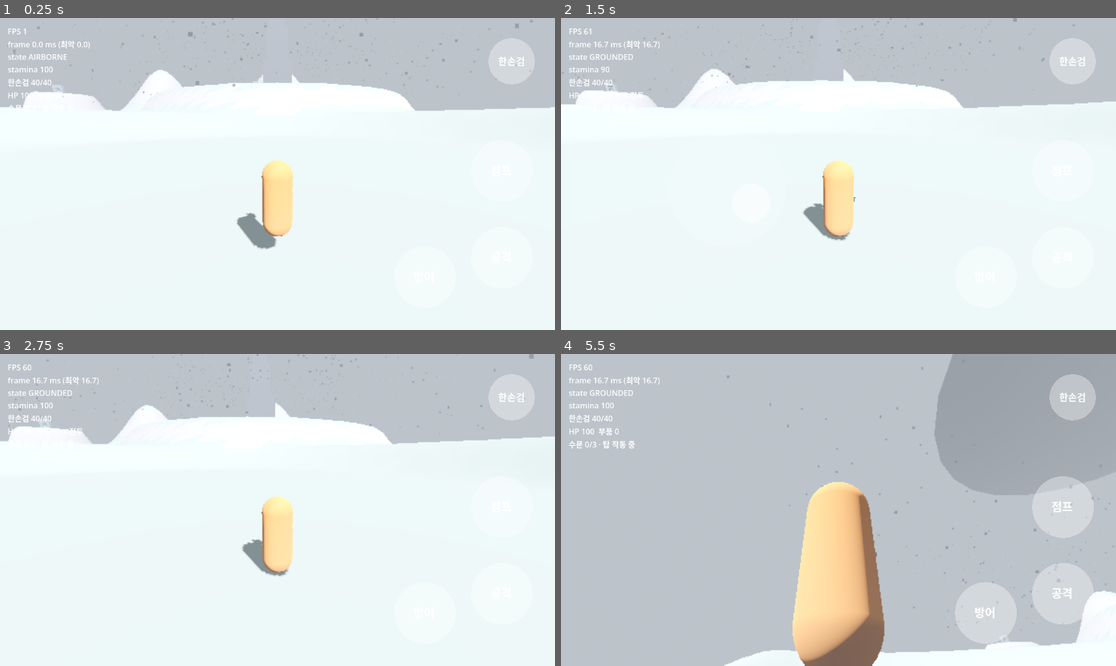
Above: before the commit, frames 1-4 (two rows, left to right).
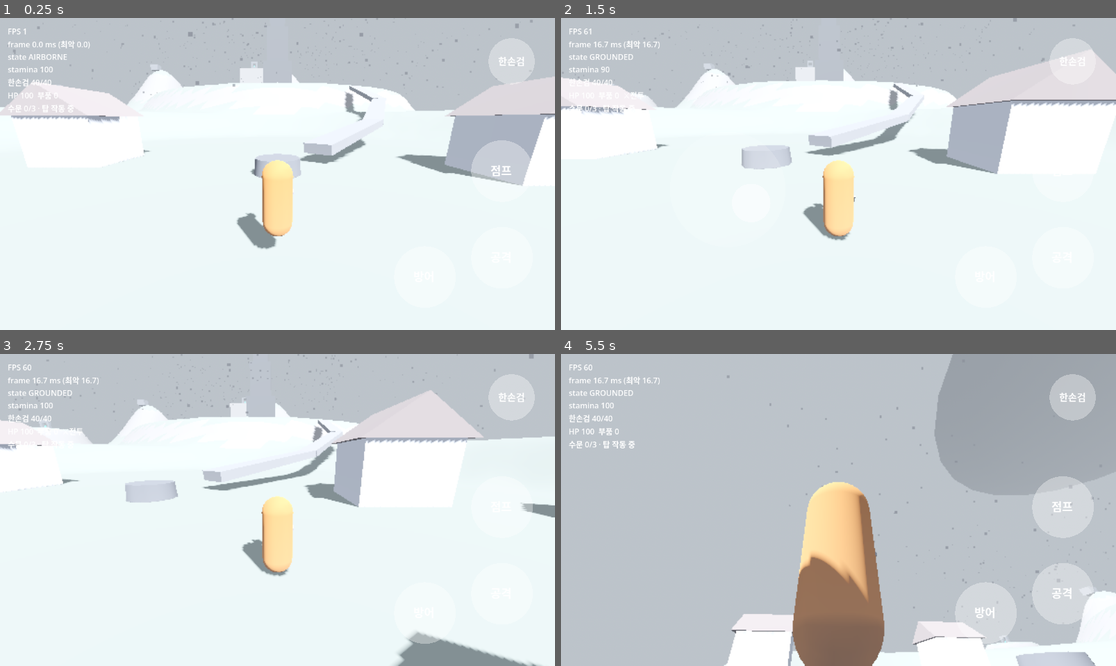
Above: after the commit, the same moments.

Repository: yeongkim0814-svg/Open-world
Game: Godot game, scene res://scenes/first_island.tscn
Two runs of this game, one before a commit and one after it. Both use one fixed random seed, a clock stepped at 60 frames per second and the inputs below.
Inputs (mouse positions are in pixels of both pictures, inside the frame that each line leads up to):
- Up to frame 1 (0.25 s): no input
- Up to frame 2 (1.5 s): move the mouse to (960, 158) at 0.52 s; hold D (move_right) 0.53-1.25 s; hold J (attack) 0.53-1.25 s; click (960, 158) at 0.67 s; tap Space (jump) at 0.77 s; drag from (727, 189) to (810, 236) at 1.27 s
- Up to frame 3 (2.75 s): move the mouse to (333, 441) at 2.02 s; hold D (move_right) from 2.03 s (still down); tap E (interact) at 2.1 s
- Up to frame 4 (5.5 s): release D (move_right) at 2.75 s; drag from (810, 572) to (672, 463) at 2.77 s; move the mouse to (1005, 556) at 3.52 s; hold A (move_left) 3.53-4.25 s; hold Ctrl (walk) 3.53-4.25 s; tap Space (jump) at 3.77 s; drag from (672, 463) to (755, 432) at 4.27 s; move the mouse to (866, 510) at 5.02 s; hold S (move_back) from 5.03 s (still down); hold K (guard) from 5.03 s (still down); click (866, 510) at 5.17 s

The runs differ from the first frame. In frame 1, 7.5% of the frame differs, in the area x 0-100%, y 14-54%; in frame 2, 7.4%; in frame 3, 7.0%; in frame 4, 6.2%.

Commit message:
feat(m4a): 첫 섬 지도 배치·경로 검증·확인 양식, 60° 걷기/등반 경계
Co-Authored-By: Claude Opus 5.5 <noreply@anthropic.com>
Claude-Session: https://claude.ai/code/session_01PShdycDoYj1ffFPsLxdXpC

Diff:
--- a/scenes/first_island.tscn
+++ b/scenes/first_island.tscn
@@ -13,6 +13,7 @@
 [ext_resource type="PackedScene" path="res://scenes/tower.tscn" id="tower"]
 [ext_resource type="PackedScene" path="res://scenes/machine_blade.tscn" id="blade"]
 [ext_resource type="PackedScene" path="res://scenes/machine_cannon.tscn" id="cannon"]
+[ext_resource type="Script" path="res://scripts/nodes/aqueduct.gd" id="aqueduct"]
 
 [sub_resource type="ProceduralSkyMaterial" id="SkyMat"]
 sky_top_color = Color(0.5, 0.52, 0.55, 1)
@@ -80,6 +81,71 @@
 radius = 2.6
 height = 11.1
 
+[sub_resource type="ShaderMaterial" id="RockMat"]
+shader = ExtResource("vshader")
+shader_parameter/albedo = Color(0.77, 0.6, 0.42, 1)
+
+[sub_resource type="BoxMesh" id="WallLowMesh"]
+size = Vector3(24, 23, 10)
+
+[sub_resource type="BoxShape3D" id="WallLowShape"]
+size = Vector3(24, 23, 10)
+
+[sub_resource type="BoxMesh" id="WallHighMesh"]
+size = Vector3(24, 28, 10)
+
+[sub_resource type="BoxShape3D" id="WallHighShape"]
+size = Vector3(24, 28, 10)
+
+[sub_resource type="BoxMesh" id="LaunchMesh"]
+size = Vector3(4, 3, 4)
+
+[sub_resource type="BoxShape3D" id="LaunchShape"]
+size = Vector3(4, 3, 4)
+
+[sub_resource type="ShaderMaterial" id="RuinMat"]
+shader = ExtResource("vshader")
+shader_parameter/albedo = Color(0.45, 0.47, 0.52, 1)
+
+[sub_resource type="BoxMesh" id="OutWallMesh"]
+size = Vector3(18, 2.2, 1)
+
+[sub_resource type="BoxShape3D" id="OutWallShape"]
+size = Vector3(18, 2.2, 1)
+
+[sub_resource type="BoxMesh" id="OutSideMesh"]
+size = Vector3(1, 2.2, 18)
+
+[sub_resource type="BoxShape3D" id="OutSideShape"]
+size = Vector3(1, 2.2, 18)
+
+[sub_resource type="ShaderMaterial" id="WallWhite"]
+shader = ExtResource("vshader")
+shader_parameter/albedo = Color(0.95, 0.93, 0.89, 1)
+
+[sub_resource type="ShaderMaterial" id="RoofOrange"]
+shader = ExtResource("vshader")
+shader_parameter/albedo = Color(0.85, 0.47, 0.29, 1)
+
+[sub_resource type="BoxMesh" id="HouseMesh"]
+size = Vector3(5, 3.5, 5)
+
+[sub_resource type="BoxShape3D" id="HouseShape"]
+size = Vector3(5, 3.5, 5)
+
+[sub_resource type="PrismMesh" id="RoofMesh"]
+size = Vector3(5.8, 2, 5.8)
+
+[sub_resource type="CylinderMesh" id="WellMesh"]
+top_radius = 1.4
+bottom_radius = 1.5
+height = 1.0
+radial_segments = 10
+
+[sub_resource type="CylinderShape3D" id="WellShape"]
+radius = 1.5
+height = 1.0
+
 [sub_resource type="PlaneMesh" id="SeaMesh"]
 size = Vector2(2000, 2000)
 
@@ -154,8 +220,181 @@
 [node name="TowerCannon" parent="." instance=ExtResource("cannon")]
 transform = Transform3D(1, 0, 0, 0, 1, 0, 0, 0, 1, -4, 18.2, -1.5)
 
+[node name="RockWallLow" type="StaticBody3D" parent="."]
+transform = Transform3D(1, 0, 0, 0, 1, 0, 0, 0, 1, -20, 21.5, -85)
+
+[node name="Mesh" type="MeshInstance3D" parent="RockWallLow"]
+mesh = SubResource("WallLowMesh")
+surface_material_override/0 = SubResource("RockMat")
+
+[node name="Shape" type="CollisionShape3D" parent="RockWallLow"]
+shape = SubResource("WallLowShape")
+
+[node name="RockWallHigh" type="StaticBody3D" parent="."]
+transform = Transform3D(1, 0, 0, 0, 1, 0, 0, 0, 1, -20, 34, -89)
+
+[node name="Mesh" type="MeshInstance3D" parent="RockWallHigh"]
+mesh = SubResource("WallHighMesh")
+surface_material_override/0 = SubResource("RockMat")
+
+[node name="Shape" type="CollisionShape3D" parent="RockWallHigh"]
+shape = SubResource("WallHighShape")
+
+[node name="LaunchRock" type="StaticBody3D" parent="."]
+transform = Transform3D(1, 0, 0, 0, 1, 0, 0, 0, 1, -72, 35.6, -28)
+
+[node name="Mesh" type="MeshInstance3D" parent="LaunchRock"]
+mesh = SubResource("LaunchMesh")
+surface_material_override/0 = SubResource("RuinMat")
+
+[node name="Shape" type="CollisionShape3D" parent="LaunchRock"]
+shape = SubResource("LaunchShape")
+
+[node name="OutpostN" type="StaticBody3D" parent="."]
+transform = Transform3D(1, 0, 0, 0, 1, 0, 0, 0, 1, 95, 8.9, 51)
+
+[node name="Mesh" type="MeshInstance3D" parent="OutpostN"]
+mesh = SubResource("OutWallMesh")
+surface_material_override/0 = SubResource("RuinMat")
+
+[node name="Shape" type="CollisionShape3D" parent="OutpostN"]
+shape = SubResource("OutWallShape")
+
+[node name="OutpostE" type="StaticBody3D" parent="."]
+transform = Transform3D(1, 0, 0, 0, 1, 0, 0, 0, 1, 104, 8.9, 60)
+
+[node name="Mesh" type="MeshInstance3D" parent="OutpostE"]
+mesh = SubResource("OutSideMesh")
+surface_material_override/0 = SubResource("RuinMat")
+
+[node name="Shape" type="CollisionShape3D" parent="OutpostE"]
+shape = SubResource("OutSideShape")
+
+[node name="OutpostW" type="StaticBody3D" parent="."]
+transform = Transform3D(1, 0, 0, 0, 1, 0, 0, 0, 1, 86, 8.9, 60)
+
+[node name="Mesh" type="MeshInstance3D" parent="OutpostW"]
+mesh = SubResource("OutSideMesh")
+surface_material_override/0 = SubResource("RuinMat")
+
+[node name="Shape" type="CollisionShape3D" parent="OutpostW"]
+shape = SubResource("OutSideShape")
+
+[node name="House1" type="StaticBody3D" parent="."]
+transform = Transform3D(1, 0, 0, 0, 1, 0, 0, 0, 1, -15, 4.65, 88)
+
+[node name="Mesh" type="MeshInstance3D" parent="House1"]
+mesh = SubResource("HouseMesh")
+surface_material_override/0 = SubResource("WallWhite")
+
+[node name="Roof" type="MeshInstance3D" parent="House1"]
+transform = Transform3D(1, 0, 0, 0, 1, 0, 0, 0, 1, 0, 2.75, 0)
+mesh = SubResource("RoofMesh")
+surface_material_override/0 = SubResource("RoofOrange")
+
+[node name="Shape" type="CollisionShape3D" parent="House1"]
+shape = SubResource("HouseShape")
+
+[node name="House2" type="StaticBody3D" parent="."]
+transform = Transform3D(1, 0, 0, 0, 1, 0, 0, 0, 1, 15, 4.65, 92)
+
+[node name="Mesh" type="MeshInstance3D" parent="House2"]
+mesh = SubResource("HouseMesh")
+surface_material_override/0 = SubResource("WallWhite")
+
+[node name="Roof" type="MeshInstance3D" parent="House2"]
+transform = Transform3D(1, 0, 0, 0, 1, 0, 0, 0, 1, 0, 2.75, 0)
+mesh = SubResource("RoofMesh")
+surface_material_override/0 = SubResource("RoofOrange")
+
+[node name="Shape" type="CollisionShape3D" parent="House2"]
+shape = SubResource("HouseShape")
+
+[node name="House3" type="StaticBody3D" parent="."]
+transform = Transform3D(1, 0, 0, 0, 1, 0, 0, 0, 1, -14, 4.65, 108)
+
+[node name="Mesh" type="MeshInstance3D" parent="House3"]
+mesh = SubResource("HouseMesh")
+surface_material_override/0 = SubResource("WallWhite")
+
+[node name="Roof" type="MeshInstance3D" parent="House3"]
+transform = Transform3D(1, 0, 0, 0, 1, 0, 0, 0, 1, 0, 2.75, 0)
+mesh = SubResource("RoofMesh")
+surface_material_override/0 = SubResource("RoofOrange")
+
+[node name="Shape" type="CollisionShape3D" parent="House3"]
+shape = SubResource("HouseShape")
+
+[node name="House4" type="StaticBody3D" parent="."]
+transform = Transform3D(1, 0, 0, 0, 1, 0, 0, 0, 1, 13, 4.65, 110)
+
+[node name="Mesh" type="MeshInstance3D" parent="House4"]
+mesh = SubResource("HouseMesh")
+surface_material_override/0 = SubResource("WallWhite")
+
+[node name="Roof" type="MeshInstance3D" parent="House4"]
+transform = Transform3D(1, 0, 0, 0, 1, 0, 0, 0, 1, 0, 2.75, 0)
+mesh = SubResource("RoofMesh")
+surface_material_override/0 = SubResource("RoofOrange")
+
+[node name="Shape" type="CollisionShape3D" parent="House4"]
+shape = SubResource("HouseShape")
+
+[node name="House5" type="StaticBody3D" parent="."]
+transform = Transform3D(1, 0, 0, 0, 1, 0, 0, 0, 1, -25, 4.65, 99)
+
+[node name="Mesh" type="MeshInstance3D" parent="House5"]
+mesh = SubResource("HouseMesh")
+surface_material_override/0 = SubResource("WallWhite")
+
+[node name="Roof" type="MeshInstance3D" parent="House5"]
+transform = Transform3D(1, 0, 0, 0, 1, 0, 0, 0, 1, 0, 2.75, 0)
+mesh = SubResource("RoofMesh")
+surface_material_override/0 = SubResource("RoofOrange")
+
+[node name="Shape" type="CollisionShape3D" parent="House5"]
+shape = SubResource("HouseShape")
+
+[node name="House6" type="StaticBody3D" parent="."]
+transform = Transform3D(1, 0, 0, 0, 1, 0, 0, 0, 1, 25, 4.65, 101)
+
+[node name="Mesh" type="MeshInstance3D" parent="House6"]
+mesh = SubResource("HouseMesh")
+surface_material_override/0 = SubResource("WallWhite")
+
+[node name="Roof" type="MeshInstance3D" parent="House6"]
+transform = Transform3D(1, 0, 0, 0, 1, 0, 0, 0, 1, 0, 2.75, 0)
+mesh = SubResource("RoofMesh")
+surface_material_override/0 = SubResource("RoofOrange")
+
+[node name="Shape" type="CollisionShape3D" parent="House6"]
+shape = SubResource("HouseShape")
+
+[node name="Well" type="StaticBody3D" parent="."]
+transform = Transform3D(1, 0, 0, 0, 1, 0, 0, 0, 1, 0, 3.4, 92)
+
+[node name="Mesh" type="MeshInstance3D" parent="Well"]
+mesh = SubResource("WellMesh")
+surface_material_override/0 = SubResource("RuinMat")
+
+[node name="Shape" type="CollisionShape3D" parent="Well"]
+shape = SubResource("WellShape")
+
+[node name="Aqueduct" type="Node3D" parent="."]
+script = ExtResource("aqueduct")
+points = PackedVector3Array(20, 14.5, 47, 20, 10, 62, 12, 6, 78, 3, 4.2, 89)
+
+[node name="OutpostBlade1" parent="." instance=ExtResource("blade")]
+transform = Transform3D(1, 0, 0, 0, 1, 0, 0, 0, 1, 90, 8, 56)
+
+[node name="OutpostBlade2" parent="." instance=ExtResource("blade")]
+transform = Transform3D(1, 0, 0, 0, 1, 0, 0, 0, 1, 100, 8, 64)
+
+[node name="OutpostCannon" parent="." instance=ExtResource("cannon")]
+transform = Transform3D(1, 0, 0, 0, 1, 0, 0, 0, 1, 95, 8, 55)
+
 [node name="Sluice1" parent="." instance=ExtResource("sluice")]
-transform = Transform3D(1, 0, 0, 0, 1, 0, 0, 0, 1, -20, 34.2, -100)
+transform = Transform3D(1, 0, 0, 0, 1, 0, 0, 0, 1, -20, 48, -90)
 
 [node name="Sluice2" parent="." instance=ExtResource("sluice")]
 transform = Transform3D(1, 0, 0, 0, 1, 0, 0, 0, 1, -125, 18.8, -20)
--- a/scenes/player.tscn
+++ b/scenes/player.tscn
@@ -27,6 +27,7 @@
 
 [node name="Player" type="CharacterBody3D"]
 floor_snap_length = 0.3
+floor_max_angle = 1.0472
 script = ExtResource("1")
 
 [node name="CollisionShape3D" type="CollisionShape3D" parent="."]
--- a/scripts/core/locomotion.gd
+++ b/scripts/core/locomotion.gd
@@ -182,7 +182,8 @@
 		_climb_jumping = true
 		return
 	var right := Vector3.UP.cross(wn).normalized()
-	velocity = (right * intent.move.x + Vector3.UP * intent.move.y) * _t.climb_speed - wn * WALL_STICK_SPEED
+	var up := (Vector3.UP - wn * wn.y).normalized()     # 벽면을 따라 위로 (수직 벽이면 UP, 경사면이면 면을 따라)
+	velocity = (right * intent.move.x + up * intent.move.y) * _t.climb_speed - wn * WALL_STICK_SPEED
 	if intent.move.is_zero_approx():
 		_stamina.hold()
 	elif not _stamina.drain(_t.climb_cost, delta):
@@ -228,7 +229,8 @@
 	if (_regrab_block > 0.0 or _hop_guard) and velocity.y > -HOP_REGRAB_FALL_SPEED:
 		return false
 	var regrab := _climb_jumping and intent.move.y > 0.0
-	var into_wall := _world_dir(intent).dot(-wn) >= cos(deg_to_rad(_t.climb_grab_angle_deg))
+	var wall_facing := Vector3(-wn.x, 0.0, -wn.z).normalized()     # 경사면 법선의 위쪽 성분은 빼고 수평 방향끼리 비교
+	var into_wall := _world_dir(intent).dot(wall_facing) >= cos(deg_to_rad(_t.climb_grab_angle_deg))
 	if not regrab and not into_wall:
 		return false
 	_climb_jumping = false
@@ -245,9 +247,12 @@
 
 ## 달리기인지: 자동 달리기, 또는 스틱을 정면 run_cone_deg 안으로 run_threshold 이상 밀었을 때.
 ## 옆·뒤로 미는 것은 세기와 상관없이 걷기 (캐릭터는 항상 카메라를 보므로 게걸음·뒷걸음).
-## 오를 수 있는 면: 45° 이상 경사(걷기 한계와 일치)·수직 벽·약한 오버행. 천장은 불가.
+## 오를 수 있는 면: 60° 이상 경사·수직 벽·약한 오버행. 천장은 불가.
+## 60°까지는 걸어서 오른다 (Player floor_max_angle = 60°) → 걷기와 등반 사이 미끄럼 구간 없음.
+const CLIMB_MIN_SLOPE_COS := 0.51     ## cos 60° = 0.5, 경계에서 겹치게 약간 크게
+
 static func is_climbable(normal: Vector3) -> bool:
-	return normal.y < 0.7 and normal.y > -0.3
+	return normal.y < CLIMB_MIN_SLOPE_COS and normal.y > -0.3
 
 
 static func wants_run(intent: InputIntent, tuning: MovementTuning) -> bool:
--- /dev/null
+++ b/scripts/nodes/aqueduct.gd
@@ -0,0 +1,34 @@
+class_name Aqueduct
+extends Node3D
+## 고대 수로: points를 잇는 각진 돌 홈 + 물 띠(자식 "Water", 수문이 하나라도 열리면 보임).
+
+const STONE := Color(0.62, 0.6, 0.56)
+const WATER := Color(0.25, 0.65, 0.71)
+const VITALITY_SHADER := preload("res://shaders/vitality.gdshader")
+
+@export var points: PackedVector3Array = PackedVector3Array()
+@export var width := 2.4
+
+
+func _ready() -> void:
+	var water := Node3D.new()
+	water.name = "Water"
+	water.visible = false
+	add_child(water)
+	for i in points.size() - 1:
+		_segment(self, points[i], points[i + 1], Vector3(width, 0.8, 0.0), STONE, -0.2)
+		_segment(water, points[i], points[i + 1], Vector3(width - 0.8, 0.1, 0.0), WATER, 0.25)
+
+
+func _segment(parent: Node3D, a: Vector3, b: Vector3, size: Vector3, color: Color, lift: float) -> void:
+	var mi := MeshInstance3D.new()
+	var box := BoxMesh.new()
+	box.size = Vector3(size.x, size.y, a.distance_to(b))
+	mi.mesh = box
+	var mat := ShaderMaterial.new()
+	mat.shader = VITALITY_SHADER
+	mat.set_shader_parameter("albedo", color)
+	mi.material_override = mat
+	parent.add_child(mi)
+	mi.global_position = (a + b) * 0.5 + Vector3.UP * lift
+	mi.look_at(b + Vector3.UP * lift, Vector3.UP)
--- a/scripts/nodes/player.gd
+++ b/scripts/nodes/player.gd
@@ -99,6 +99,8 @@
 		var n := _wall_ray.get_collision_normal()
 		if Locomotion.is_climbable(n):
 			wall_normal = n
+	elif is_on_wall() and Locomotion.is_climbable(get_wall_normal()):
+		wall_normal = get_wall_normal()     # 가파른 지형 경사: 가슴 높이 레이가 경사면과 나란해 빗나갈 때
 	return {
 		"on_floor": is_on_floor(),
 		"wall_normal": wall_normal,
--- a/tests/unit/test_locomotion_climb_glide.gd
+++ b/tests/unit/test_locomotion_climb_glide.gd
@@ -133,3 +133,16 @@
 	l.velocity.y = -13.0
 	l.step(_intent(Vector2(0, 1)), wall, DT)
 	assert_eq(l.state, Locomotion.State.CLIMBING, "단을 놓쳐 크게 떨어지면 다시 잡을 수 있음")
+
+func test_steep_slope_head_on_starts_climb():           # 지형 경사(70°) 정면으로 밀면 등반
+	var l := Locomotion.new(t, Stamina.new(t)); l.state = Locomotion.State.GROUNDED
+	var slope := {"on_floor": true, "wall_normal": Vector3(0, 0.342, 0.94), "ledge_top": false}
+	l.step(_intent(Vector2(0, 1)), slope, DT)
+	assert_eq(l.state, Locomotion.State.CLIMBING)
+
+func test_climbing_slope_follows_surface():              # 경사면 등반은 면을 따라 위로 (면에서 떨어지지 않음)
+	var l := Locomotion.new(t, Stamina.new(t)); l.state = Locomotion.State.CLIMBING
+	var slope := {"on_floor": false, "wall_normal": Vector3(0, 0.342, 0.94), "ledge_top": false}
+	var v := l.step(_intent(Vector2(0, 1)), slope, DT)
+	assert_true(v.y > 0.0)
+	assert_true(v.dot(Vector3(0, 0.342, 0.94)) <= 0.0, "면에서 멀어지지 않음 (속도·법선 ≤ 0): %s" % v)
--- a/tests/unit/test_terrain.gd
+++ b/tests/unit/test_terrain.gd
@@ -44,9 +44,9 @@
 	var f := HeightField.new(img, 4.0, -10.0, 60.0)
 	assert_eq(TerrainMesh.heights(f, 2.0).size(), 9)
 
-func test_climbable_slopes():                         # Review Focus 5
-	assert_true(Locomotion.is_climbable(Vector3(0, cos(deg_to_rad(50)), sin(deg_to_rad(50)))))
-	assert_false(Locomotion.is_climbable(Vector3(0, cos(deg_to_rad(40)), sin(deg_to_rad(40)))))
+func test_climbable_slopes():                         # Review Focus 5: 60°까지 걷기, 그 이상 등반
+	assert_true(Locomotion.is_climbable(Vector3(0, cos(deg_to_rad(65)), sin(deg_to_rad(65)))))
+	assert_false(Locomotion.is_climbable(Vector3(0, cos(deg_to_rad(55)), sin(deg_to_rad(55)))))
 	assert_true(Locomotion.is_climbable(Vector3(0, 0, 1)))
 	assert_false(Locomotion.is_climbable(Vector3.DOWN))
 
Not shown, added: scripts/nodes/aqueduct.gd.uid
Not shown, added: docs/perf/m4a-check.md
Not shown, changed: docs/superpowers/specs/2026-10-10-m4-first-island-design.md
